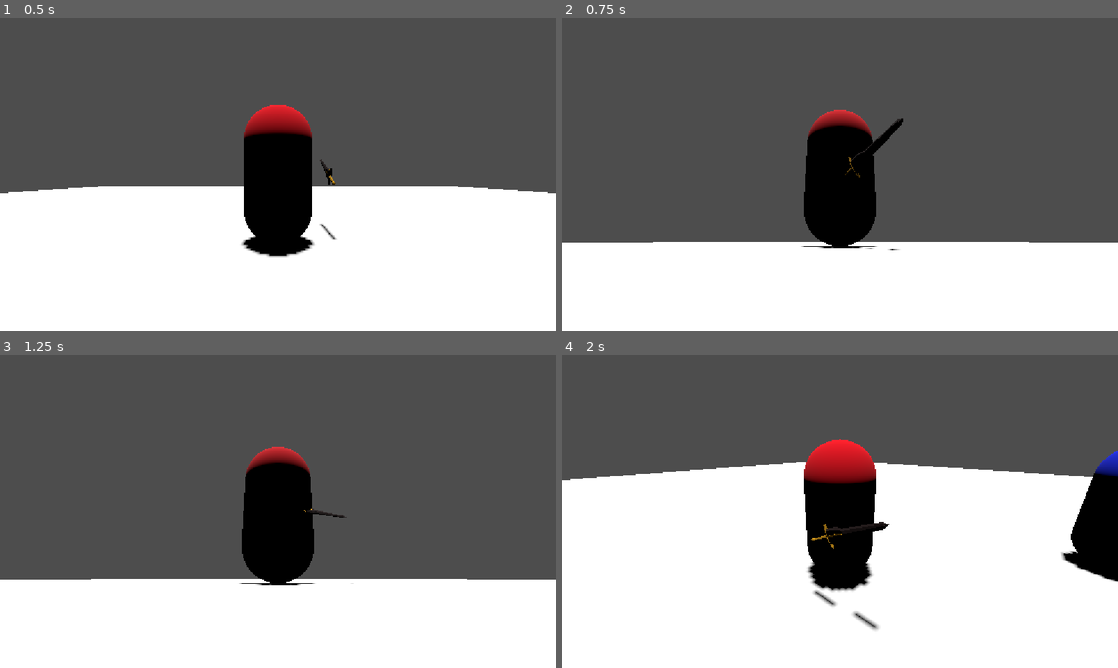
Above: before the commit, frames 1-4 (two rows, left to right).
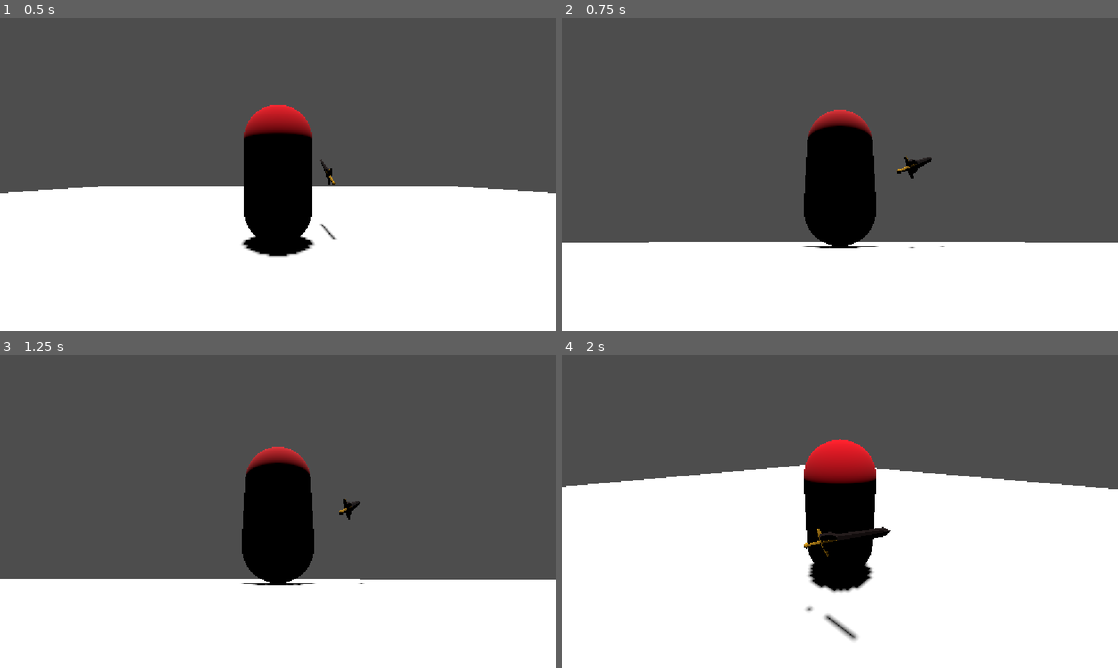
Above: after the commit, the same moments.

Repository: Gabaghooul/Dark-of-Curseness
Game: Godot game, scene res://main.tscn
Same seed, same stepped clock (60 frames per second), same inputs: the game is played once before the commit and once after it.
Inputs (mouse positions are in pixels of both pictures, inside the frame that each line leads up to):
- Up to frame 1 (0.5 s): no input
- Up to frame 2 (0.75 s): tap Enter at 0.5 s; move the mouse to (962, 158) at 0.52 s; hold D (move_right) from 0.53 s (still down); hold Right mouse button (guard, bound only after the commit) from 0.53 s (still down); click (962, 158) at 0.6 s
- Up to frame 3 (1.25 s): keep holding D (move_right); keep holding Right mouse button (guard, bound only after the commit); tap Space (jump) at 0.77, 1.07 s
- Up to frame 4 (2 s): move the mouse to (728, 527) at 1.27 s; release D (move_right) at 1.28 s; release Right mouse button (guard, bound only after the commit) at 1.28 s; hold S (move_back) from 1.28 s (still down); right-click (728, 527) at 1.35 s; tap Space (jump) at 1.52, 1.55, 1.82 s

Frame 1 is identical in both runs. In frame 2, 0.4% of the frame differs, in the area x 15-84%, y 32-75%; in frame 3, 0.3%; in frame 4, 5.2%, in the area x 0-100%, y 30-92%.

Commit message:
Iffy dodge mechanic

Diff:
--- a/enemy.gd
+++ b/enemy.gd
@@ -5,6 +5,7 @@
 @export var max_hp = 250
 @export var damage = 10
 var connected_hits = []
+var state = "READY"
 
 @onready var timer: Timer = $Timer
 
--- a/health.gd
+++ b/health.gd
@@ -4,6 +4,7 @@
 var hp = 0
 signal damage_taken(amount: int)
 signal hurt
+signal block
 signal death
 
 func init(parent_hp):
@@ -11,9 +12,13 @@
 	hp = parent_hp
 
 func take_damage(damage):
-	if hp > 0:
-		hp -= damage
-		damage_taken.emit(damage)
-		if hp <= 0:
-			emit_signal("death")
-		emit_signal("hurt")
+	if get_parent().state != "GUARD" && get_parent().state != "DODGE":
+		if hp > 0:
+			hp -= damage
+			damage_taken.emit(damage)
+			if hp <= 0:
+				emit_signal("death")
+			emit_signal("hurt")
+	else:
+		if get_parent().state == "GUARD":
+			emit_signal("block")
--- a/player.gd
+++ b/player.gd
@@ -3,8 +3,8 @@
 const DAMAGE_NUMBER = preload("res://ui/damage_numbers.tscn")
 
 @export var max_hp = 100
-@export var speed = 14
-@export var acceleration = 3.0
+@export var speed = 10
+@export var acceleration = 10.0
 @export var fall_acceleration = 75
 @export var rotation_speed = 12
 @export_range(0.0, 1.0) var mouse_sensitivity = 0.01
@@ -16,24 +16,31 @@
 var target_velocity = Vector3.ZERO
 var state = "READY"
 var combo_buffered = false
+var dodge_ready = true
 
 func _ready():
 	$Health.init(max_hp)
 	$Health.damage_taken.connect(_on_damage_taken)
+	$Health.block.connect(_on_damage_blocked)
 
 func _physics_process(delta):
 	#velocity.y += -gravity * delta
 	get_move_input(delta)
 	move_and_slide()
 	get_attack_input()
+	get_guard_input()
+	get_dodge_input()
 
 func get_move_input(delta):
-	if state == "READY":
+	if state == "READY" || state == "GUARD":
 		var vy = velocity.y
 		velocity.y = 0
 		var input = Input.get_vector("move_left", "move_right", "move_forward", "move_back")
 		var dir = Vector3(input.x, 0, input.y).rotated(Vector3.UP, spring_arm.rotation.y)
-		velocity = lerp(velocity, dir * speed, acceleration * delta)
+		if state == "GUARD":
+			velocity = lerp(velocity, (dir * speed)/4, acceleration * delta)
+		else:
+			velocity = lerp(velocity, dir * speed, acceleration * delta)
 		velocity.y = vy
 		if velocity.length() > 1.0:
 			if dir.length() > 0.0:
@@ -46,23 +53,52 @@
 			state = "ATTACK"
 			velocity = Vector3.ZERO
 			$VisualPivot/Pivot/WeaponSlot/Weapon.attack()
-		elif state == "RECOVERY":
+		elif state == "ATTACK_RECOVERY":
 			state = "ATTACK"
 			velocity = Vector3.ZERO
 			$VisualPivot/Pivot/WeaponSlot/Weapon.attack()
 		elif state == "ATTACK":
 			combo_buffered = true
 
-func enter_recovery():
-	state = "RECOVERY"
+func get_guard_input():
+	if state == "READY" || state == "ATTACK_RECOVERY":
+		if Input.is_action_pressed("guard"):
+			state = "GUARD"
+	if Input.is_action_just_released("guard"):
+		reset_state()
+
+func get_dodge_input():
+	#deactivate hitbox during dodge
+	if state == "GUARD" && Input.is_action_just_pressed("jump"):
+		state = "DODGE"
+		$AnimationPlayer.play("Dodge")
+
+func dodge(delta):
+	$Hurtbox.set_deferred("monitorable", false)
+	var input = Input.get_vector("move_left", "move_right", "move_forward", "move_back")
+	var dir = Vector3(input.x, 0, input.y).rotated(Vector3.UP, spring_arm.rotation.y)
+	velocity = lerp(velocity, (dir * speed)*4, acceleration * delta * 4)
+	if velocity.length() > 1.0:
+		if dir.length() > 0.0:
+			var target_angle = atan2(dir.x, dir.z)
+			model.rotation.y = lerp_angle(model.rotation.y, target_angle + 180, rotation_speed * delta)
+
+func enter_attack_recovery():
+	state = "ATTACK_RECOVERY"
 	if combo_buffered:
 		state = "ATTACK"
 		velocity = Vector3.ZERO
 		$VisualPivot/Pivot/WeaponSlot/Weapon.attack()
 		combo_buffered = false
 
+func enter_dodge_recovery():
+	state = "READY"
+	dodge_ready = false
+	$Hurtbox.set_deferred("monitorable", true)
+
 func reset_state():
 	state = "READY"
+	dodge_ready = true
 	combo_buffered = false
 
 func _unhandled_input(event):
@@ -76,12 +112,22 @@
 	$AnimationPlayer.play("Hurt")
 	$VisualPivot/Pivot/WeaponSlot/Weapon.interrupted()
 
+func block():
+	state = "BLOCK"
+	$AnimationPlayer.play("Hurt")
+
 func _on_damage_taken(amount: int):
 	var number = DAMAGE_NUMBER.instantiate()
 	get_tree().current_scene.add_child(number)
 	number.global_position = global_position + Vector3(0, 1, 0)
 	number.show_damage(amount)
 
+func _on_damage_blocked():
+	var guard_text = DAMAGE_NUMBER.instantiate()
+	get_tree().current_scene.add_child(guard_text)
+	guard_text.global_position = global_position + Vector3(0, 1, 0)
+	guard_text.show_block()
+
 func death():
 	#game over
 	queue_free()
--- a/player.tscn
+++ b/player.tscn
@@ -13,6 +13,30 @@
 
 [sub_resource type="CapsuleMesh" id="CapsuleMesh_4flbx"]
 material = SubResource("StandardMaterial3D_onrkg")
+
+[sub_resource type="Animation" id="Animation_sweqy"]
+resource_name = "Dodge"
+length = 0.5
+tracks/0/type = "method"
+tracks/0/imported = false
+tracks/0/enabled = true
+tracks/0/path = NodePath(".")
+tracks/0/interp = 1
+tracks/0/loop_wrap = true
+tracks/0/keys = {
+"times": PackedFloat32Array(0, 0.1, 0.5),
+"transitions": PackedFloat32Array(1, 1, 1),
+"values": [{
+"args": [0.017],
+"method": &"dodge"
+}, {
+"args": [],
+"method": &"enter_dodge_recovery"
+}, {
+"args": [],
+"method": &"reset_state"
+}]
+}
 
 [sub_resource type="Animation" id="Animation_i3pqv"]
 resource_name = "Hurt"
@@ -51,6 +75,7 @@
 
 [sub_resource type="AnimationLibrary" id="AnimationLibrary_sweqy"]
 _data = {
+&"Dodge": SubResource("Animation_sweqy"),
 &"Hurt": SubResource("Animation_i3pqv"),
 &"RESET": SubResource("Animation_hqtel")
 }
@@ -94,6 +119,7 @@
 libraries/ = SubResource("AnimationLibrary_sweqy")
 
 [connection signal="animation_finished" from="VisualPivot/Pivot/WeaponSlot/Weapon" to="." method="reset_state"]
-[connection signal="combo_ready" from="VisualPivot/Pivot/WeaponSlot/Weapon" to="." method="enter_recovery"]
+[connection signal="combo_ready" from="VisualPivot/Pivot/WeaponSlot/Weapon" to="." method="enter_attack_recovery"]
+[connection signal="block" from="Health" to="." method="block"]
 [connection signal="death" from="Health" to="." method="death"]
 [connection signal="hurt" from="Health" to="." method="hurt"]
--- a/project.godot
+++ b/project.godot
@@ -57,6 +57,11 @@
 "events": [Object(InputEventMouseButton,"resource_local_to_scene":false,"resource_name":"","device":-1,"window_id":0,"a …(258 unchanged characters)…
 ]
 }
+guard={
+"deadzone": 0.2,
+"events": [Object(InputEventMouseButton,"resource_local_to_scene":false,"resource_name":"","device":-1,"window_id":0,"alt_pressed":false,"shift_pressed":false,"ctrl_pressed":false,"meta_pressed":false,"button_mask":2,"position":Vector2(62, 23),"global_position":Vector2(71, 71),"factor":1.0,"button_index":2,"canceled":false,"pressed":true,"double_click":false,"script":null)
+]
+}
 
 [physics]
 
--- a/ui/damage_numbers.gd
+++ b/ui/damage_numbers.gd
@@ -9,3 +9,10 @@
 	tween.tween_property(self, "position:y", position.y + rise_height, lifetime)
 	tween.tween_property(self, "modulate:a", 0.0, lifetime)
 	tween.chain().tween_callback(queue_free)
+
+func show_block():
+	text = str("GUARD")
+	var tween = create_tween().set_parallel(true)
+	tween.tween_property(self, "position:y", position.y + rise_height, lifetime)
+	tween.tween_property(self, "modulate:a", 0.0, lifetime)
+	tween.chain().tween_callback(queue_free)
